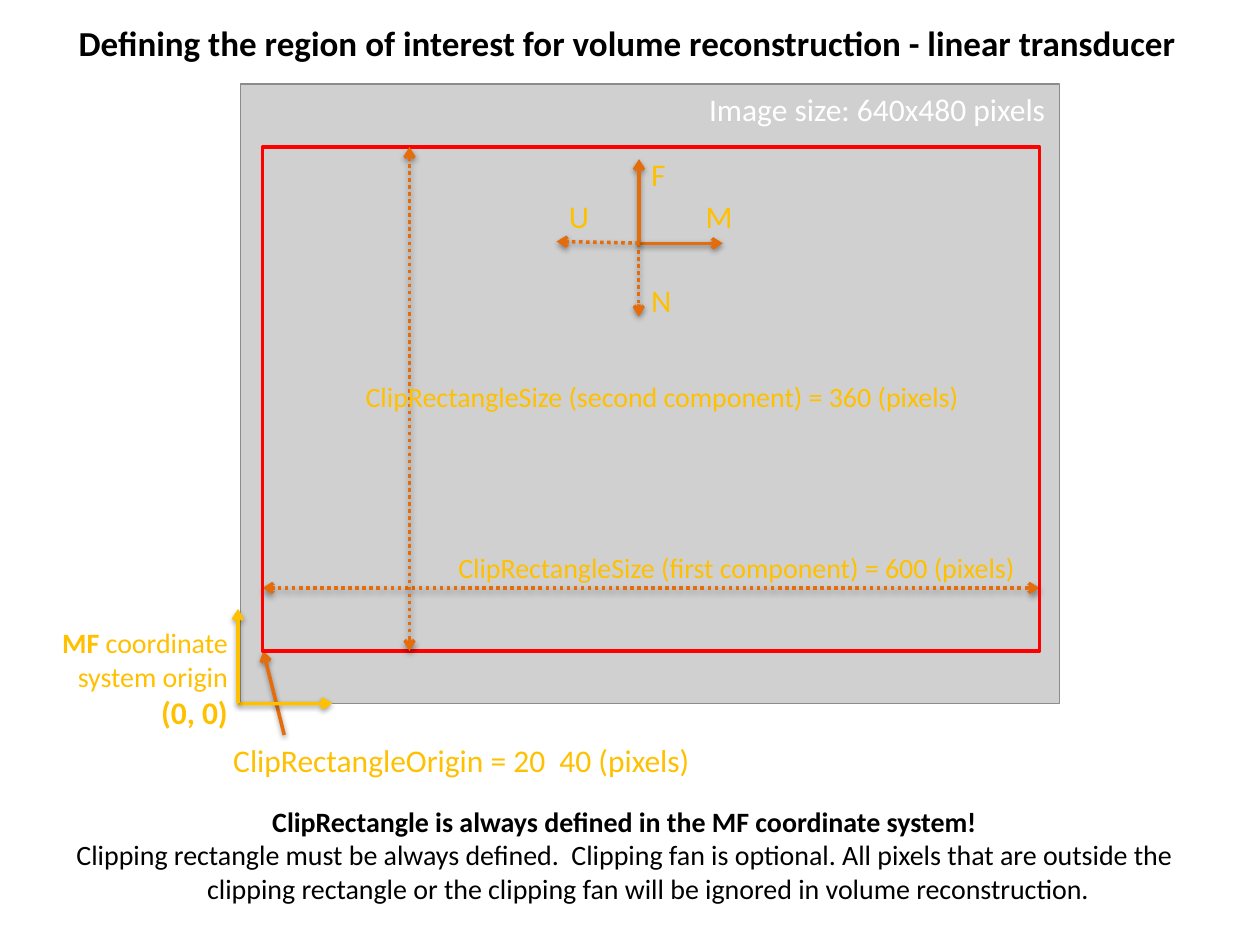
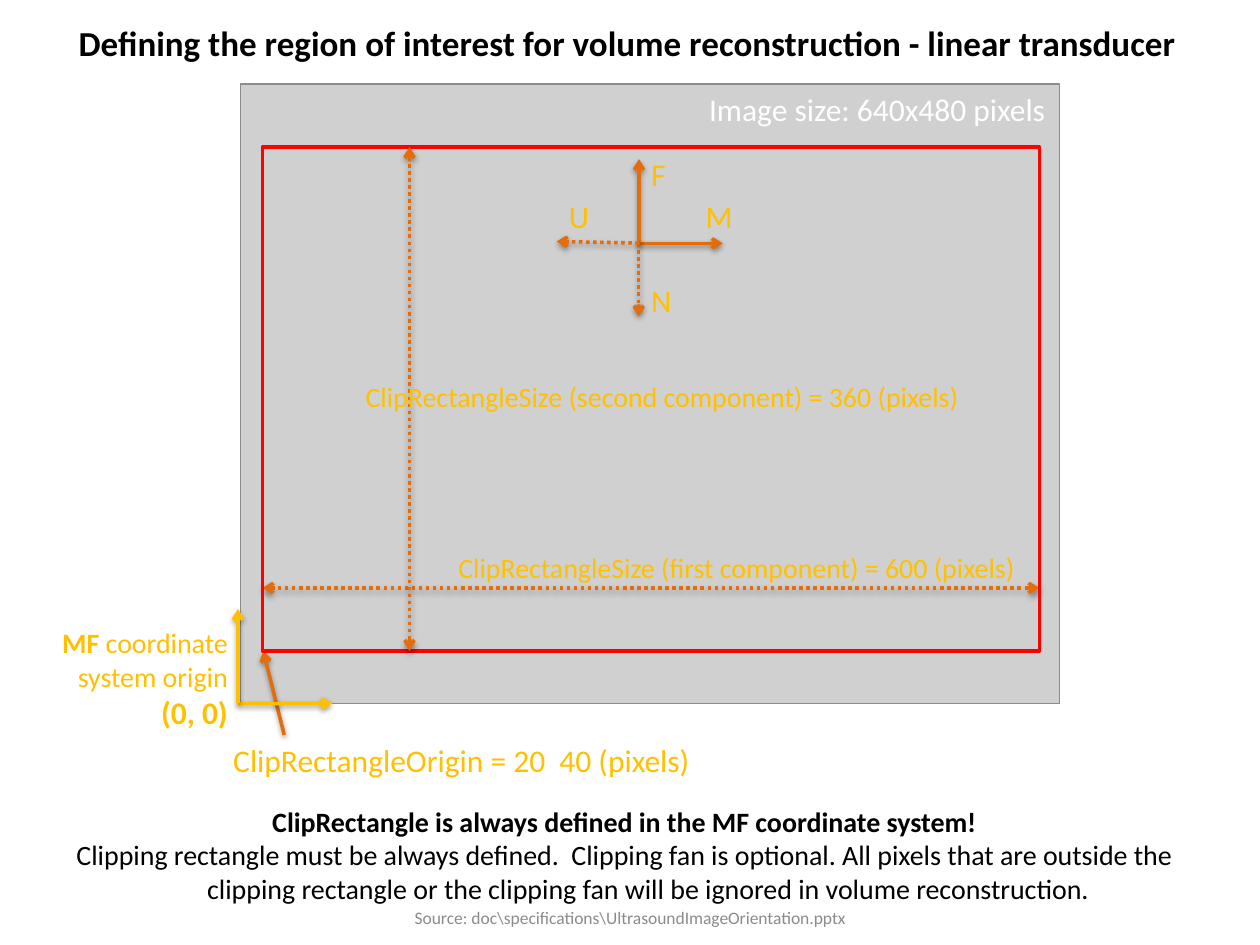
Before and after one commit to thewtex/Plus, a slide deck: slide 5 of doc/specifications/UltrasoundImageOrientation.pptx. Drawn at 1260x945 pixels with LibreOffice and Linux fonts; fonts in the diff are those of the drawing; grey boxes stand for pictures. Boxes give left, top, right and bottom in pixels: in the first picture for what was removed or moved away, otherwise in the second. Text is boxed around its words. In the diff, an @@ line names an element or a change of style, - is before the commit and + after.

Commit message:
Updated links and outdated info in tutorials and specifications

```diff
--- a/doc/specifications/UltrasoundImageOrientation.pptx
+++ b/doc/specifications/UltrasoundImageOrientation.pptx
@@ text added at <box>415,912,845,927</box>, 10 pt, text #8C8C8C @@
+Source: doc\specifications\UltrasoundImageOrientation.pptx
```
Also in this commit, not shown: 6 other slides changed, 3 other files.
